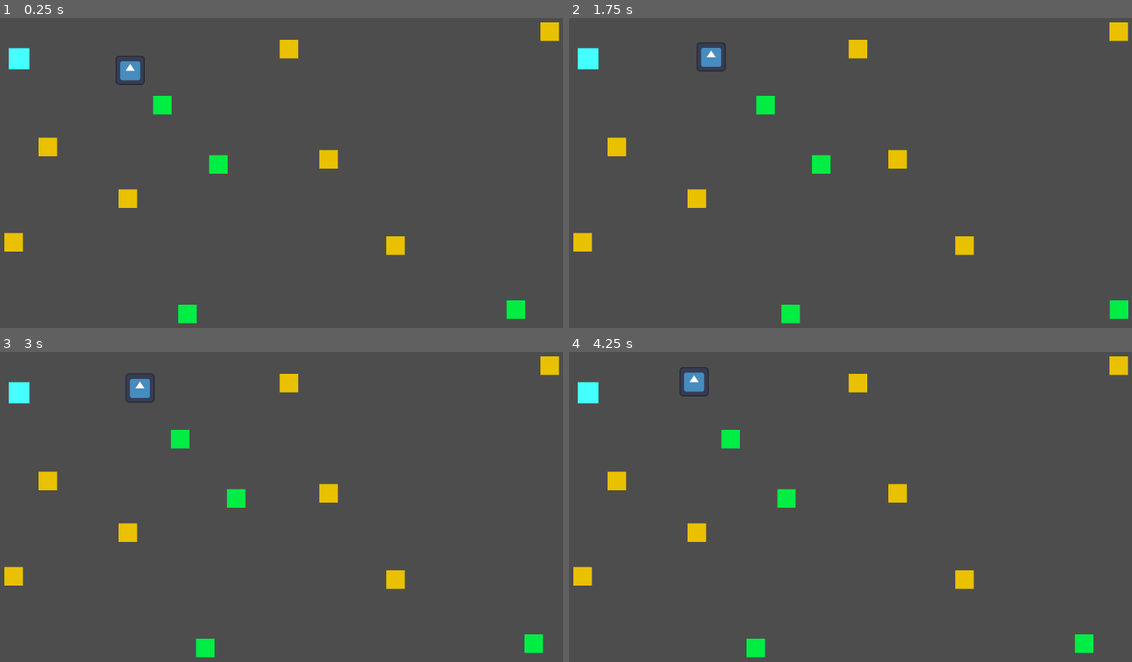
Above: before the commit, frames 1-4 (two rows, left to right).
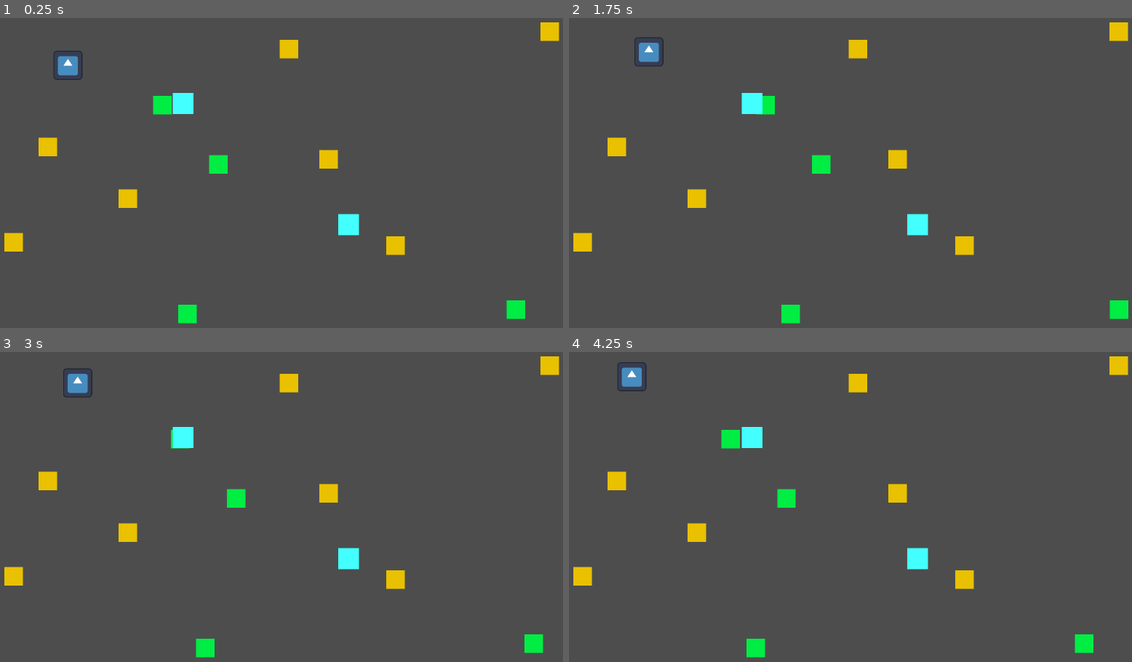
Above: after the commit, the same moments.

Repository: NervzZ/Designing-learning-tools-project
Game: Godot game, scene res://Levels/FirstLevel.tscn
The game is run twice, just before and just after one commit, with the same random seed, the same clock (stepped at 60 frames per second) and the same inputs. This scene is started directly instead of the project's main scene. The engine's default icon, where the game draws it, is replaced by a stand-in: a white triangle on a blue panel in a dark square.
Inputs (mouse positions are in pixels of both pictures, inside the frame that each line leads up to):
- Up to frame 1 (0.25 s): no input
- Up to frame 2 (1.75 s): move the mouse to (968, 166) at 0.52 s; click (968, 166) at 0.67 s; drag from (726, 197) to (856, 49) at 1.27 s
- Up to frame 3 (3 s): move the mouse to (332, 445) at 2.02 s; click (332, 445) at 2.17 s; drag from (242, 581) to (129, 531) at 2.77 s
- Up to frame 4 (4.25 s): move the mouse to (1013, 565) at 3.52 s; click (1013, 565) at 3.67 s

The runs differ from the first frame. In frame 1, 1.4% of the frame differs, in the area x 1-64%, y 9-71%; in frame 2, 1.3%; in frame 3, 1.3%; in frame 4, 1.4%.

Commit message:
change first_level to have a scnd portal

Diff:
--- a/Levels/FirstLevel.tscn
+++ b/Levels/FirstLevel.tscn
@@ -1,16 +1,17 @@
-[gd_scene load_steps=6 format=3 uid="uid://b4mhn0xuq0qvm"]
+[gd_scene load_steps=7 format=3 uid="uid://b4mhn0xuq0qvm"]
 
 [ext_resource type="Script" path="res://Scripts/Levels/FirstLevel.gd" id="1_lxgl7"]
 [ext_resource type="PackedScene" uid="uid://06kaxfqyqf67" path="res://Actors/Player.tscn" id="1_tei0q"]
 [ext_resource type="PackedScene" uid="uid://c8gtnk64i215a" path="res://Obstacles/Square.tscn" id="2_6uorv"]
 [ext_resource type="PackedScene" uid="uid://c4jeyoaiqgjqu" path="res://Obstacles/MovingSquare.tscn" id="3_q7h5g"]
-[ext_resource type="PackedScene" uid="uid://bm4f82dbeg7g1" path="res://portals/portal.tscn" id="5_hm2u4"]
+[ext_resource type="PackedScene" uid="uid://c2bykmyl23muc" path="res://portals/portal.tscn" id="5_hm2u4"]
+[ext_resource type="PackedScene" uid="uid://dfrq0af0aeww8" path="res://Levels/FirstLevel_copy_tst.tscn" id="6_askgp"]
 
 [node name="FirstLevel" type="Node2D"]
 script = ExtResource("1_lxgl7")
 
 [node name="Player" parent="." instance=ExtResource("1_tei0q")]
-position = Vector2(656, 230)
+position = Vector2(382, 208)
 
 [node name="Square" parent="." instance=ExtResource("2_6uorv")]
 position = Vector2(1354, 137)
@@ -46,5 +47,10 @@
 position = Vector2(2330, 1282)
 
 [node name="Portal" parent="." instance=ExtResource("5_hm2u4")]
-position = Vector2(168, 179)
-destination_coords = Vector2(10, 10)
+position = Vector2(890, 376)
+destination_coords = Vector2(1500, 1200)
+
+[node name="Portal2" parent="." instance=ExtResource("5_hm2u4")]
+position = Vector2(1618, 908)
+teleport_mode = 1
+destination_scene = ExtResource("6_askgp")
--- /dev/null
+++ b/Levels/FirstLevel_copy_tst.tscn
@@ -0,0 +1,23 @@
+[gd_scene load_steps=5 format=3 uid="uid://dfrq0af0aeww8"]
+
+[ext_resource type="Script" path="res://Scripts/Levels/FirstLevel.gd" id="1_mttox"]
+[ext_resource type="PackedScene" uid="uid://06kaxfqyqf67" path="res://Actors/Player.tscn" id="2_sderd"]
+[ext_resource type="PackedScene" uid="uid://b4mhn0xuq0qvm" path="res://Levels/FirstLevel.tscn" id="4_is5rc"]
+[ext_resource type="PackedScene" uid="uid://c2bykmyl23muc" path="res://portals/portal.tscn" id="5_xcu0l"]
+
+[node name="FirstLevel" type="Node2D"]
+script = ExtResource("1_mttox")
+
+[node name="Player" parent="." instance=ExtResource("2_sderd")]
+position = Vector2(656, 230)
+
+[node name="Portal" parent="." instance=ExtResource("5_xcu0l")]
+position = Vector2(2143, 848)
+teleport_mode = 1
+destination_coords = Vector2(10, 10)
+destination_scene = ExtResource("4_is5rc")
+
+[node name="Portal2" parent="." instance=ExtResource("5_xcu0l")]
+position = Vector2(1017, 548)
+destination_coords = Vector2(1897, 1084)
+destination_scene = ExtResource("4_is5rc")
